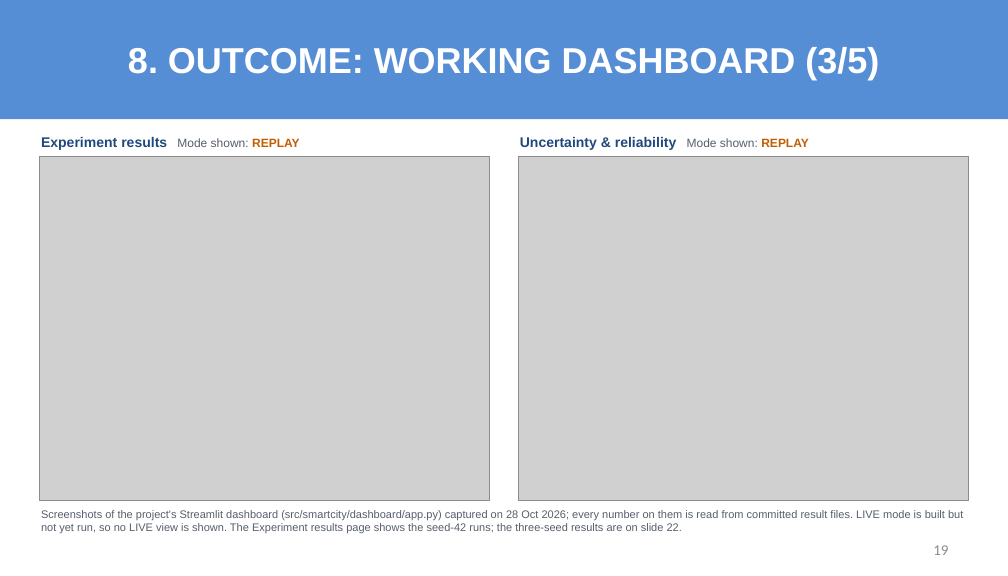
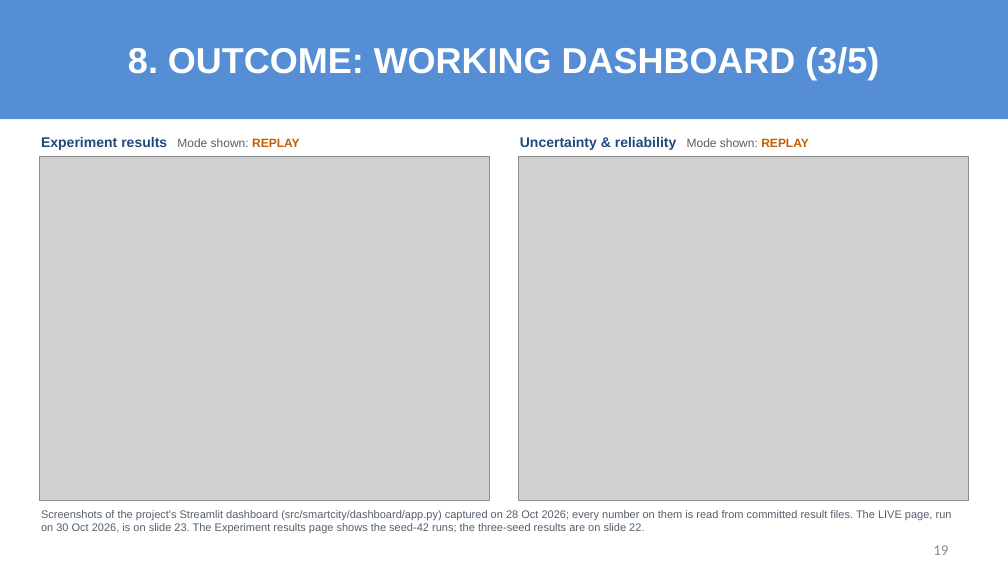
Before and after one commit to sricharansk/Major-Project, a slide deck: slide 19 of presentation/Final_Review_S_K_Sricharan_25MML1010.pptx. Drawn at 1008x576 pixels with LibreOffice and Linux fonts; fonts in the diff are those of the drawing; grey boxes stand for pictures. Boxes give left, top, right and bottom in pixels: in the first picture for what was removed or moved away, otherwise in the second. Text is boxed around its words. In the diff, an @@ line names an element or a change of style, - is before the commit and + after.

```diff
--- a/presentation/Final_Review_S_K_Sricharan_25MML1010.pptx
+++ b/presentation/Final_Review_S_K_Sricharan_25MML1010.pptx
@@ text at [41,510,952,533]: text changed @@
-Screenshots of the project's Streamlit dashboard (src/smartcity/dashboard/app.py) captured on 28 Oct 2026; every number on them is read from committed result files. LIVE mode is built but not yet run, so no LIVE view is shown. The Experiment results page shows the seed-42 runs; the three-seed results are on slide 22.
+Screenshots of the project's Streamlit dashboard (src/smartcity/dashboard/app.py) captured on 28 Oct 2026; every number on them is read from committed result files. The LIVE page, run on 30 Oct 2026, is on slide 23. The Experiment results page shows the seed-42 runs; the three-seed results are on slide 22.
```
Also in this commit, not shown: 4 other slides changed, 1 slide added, 8 other files.
